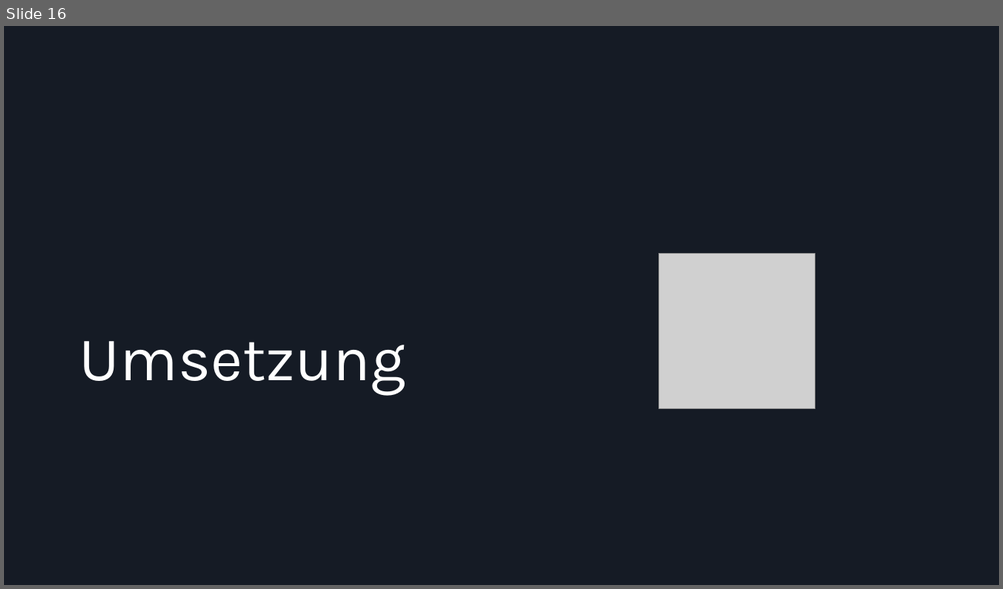
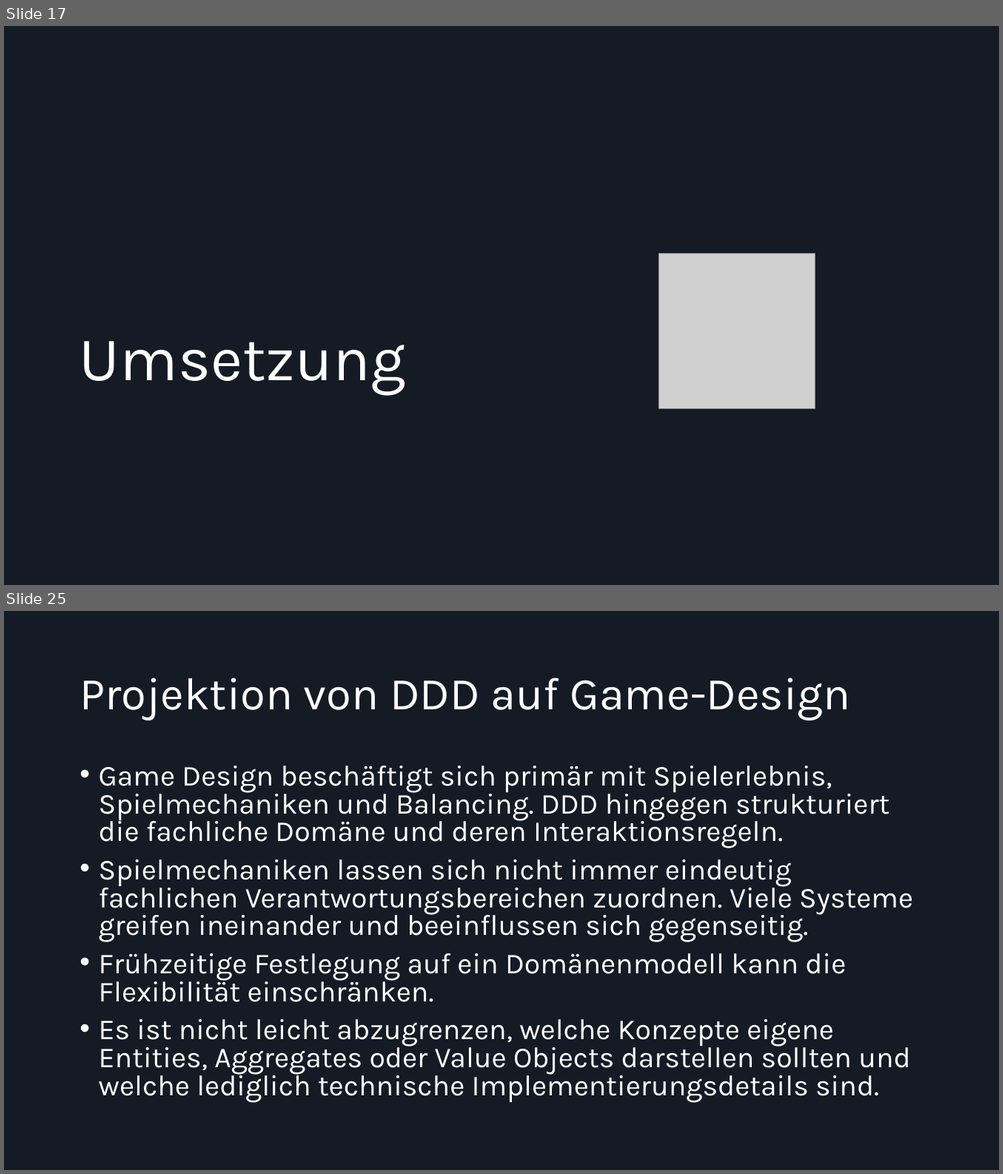
Before and after one commit to Dolokan/MSE_Roguelike, a slide deck: Moderne Softwareentwicklung Zwischenpräsentation.pptx. Shown one above the other, each under a label of ours: slide 16 before the commit, slides 17 and 25 after it; the slides between them are not shown. The pictures are 1003x589 and 1003x1174 pixels, drawn with LibreOffice and Linux fonts; fonts in the diff are those of the drawing; grey boxes stand for pictures. Boxes give left, top, right and bottom in pixels: in the first picture for what was removed or moved away, otherwise in the second. Text is boxed around its words. In the diff, an @@ line names an element or a change of style, - is before the commit and + after.

```diff
--- a/Moderne Softwareentwicklung Zwischenpräsentation.pptx
+++ b/Moderne Softwareentwicklung Zwischenpräsentation.pptx
@@ slide 25 added at [4,611,999,1170], background #151B25 @@
@@ title added at [79,678,850,721], 44 pt, text #FFFFFF @@
+Projektion von DDD auf Game-Design
@@ text added at [99,766,913,1103], 28 pt, text #FFFFFF @@
+• Game Design beschäftigt sich primär mit Spielerlebnis, Spielmechaniken und Balancing. DDD hingegen strukturiert die fachliche Domäne und deren Interaktionsregeln.
+• Spielmechaniken lassen sich nicht immer eindeutig fachlichen Verantwortungsbereichen zuordnen. Viele Systeme greifen ineinander und beeinflussen sich gegenseitig.
+• Frühzeitige Festlegung auf ein Domänenmodell kann die Flexibilität einschränken.
+• Es ist nicht leicht abzugrenzen, welche Konzepte eigene Entities, Aggregates oder Value Objects darstellen sollten und welche lediglich technische Implementierungsdetails sind.
@@ what was slide 16 is now slide 17 @@
```
Also in this commit, not shown: 4 slides changed, 9 other slides added, 3 slides removed.
